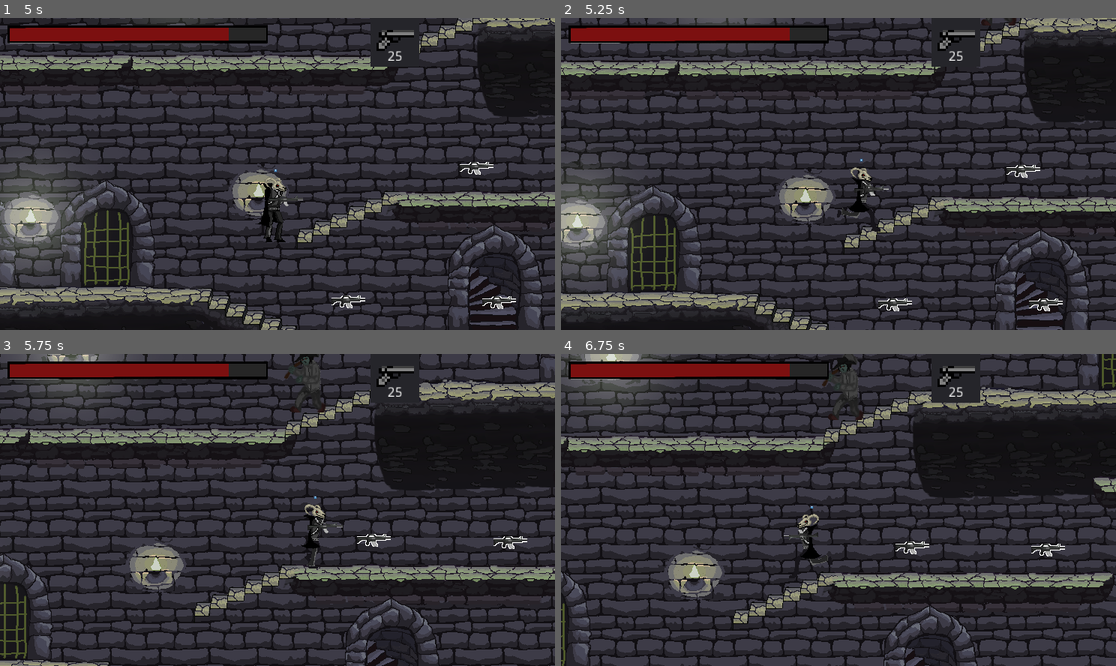
Above: before the commit, frames 1-4 (two rows, left to right).
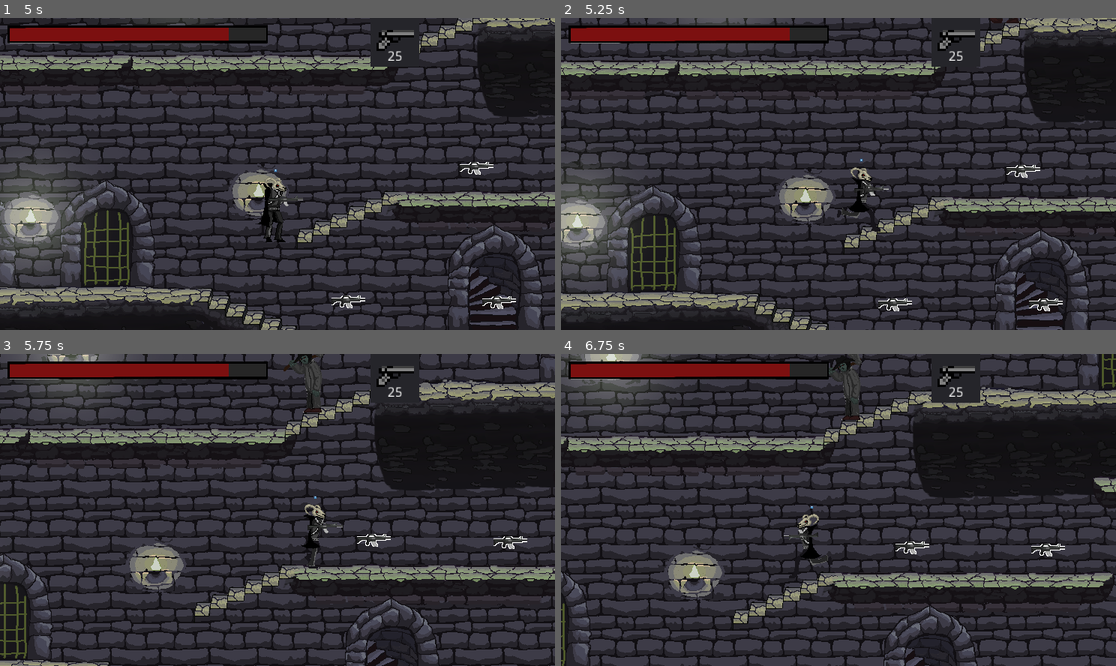
Above: after the commit, the same moments.

Repository: IgorBayerl/godot-game-liliths-crusade
Game: Godot game, scene res://src/Scenes/Main.tscn
Two runs of this game, one before a commit and one after it. Both use one fixed random seed, a clock stepped at 60 frames per second and the inputs below. The engine's default icon, where the game draws it, is replaced by a stand-in: a white triangle on a blue panel in a dark square.
Inputs (mouse positions are in pixels of both pictures, inside the frame that each line leads up to):
- Up to frame 1 (5 s): move the mouse to (399, 158) at 0.52 s; hold D (move_RIGHT) 0.53-1.25 s; tap 1 (Gun_1) at 0.6 s; click (399, 158) at 0.67 s; tap J (jump) at 0.77, 3.77 s; drag from (166, 189) to (310, 239) at 1.27 s; move the mouse to (333, 105) at 2.02 s; hold A (move_LEFT) 2.03-2.75 s; tap 3 (Gun_3) at 2.1 s; drag from (249, 236) to (111, 127) at 2.77 s; move the mouse to (444, 220) at 3.52 s; hold D (move_RIGHT) 3.53-4.25 s; tap H (interact) at 3.6 s; drag from (111, 127) to (510, 174) at 4.27 s
- Up to frame 2 (5.25 s): move the mouse to (866, 174) at 5.02 s; hold D (move_RIGHT) from 5.03 s (still down); tap 1 (Gun_1) at 5.1 s; click (866, 174) at 5.17 s
- Up to frame 3 (5.75 s): keep holding D (move_RIGHT)
- Up to frame 4 (6.75 s): release D (move_RIGHT) at 5.75 s; drag from (755, 432) to (727, 525) at 5.77 s; move the mouse to (960, 494) at 6.52 s; hold A (move_LEFT) from 6.53 s (still down); tap 3 (Gun_3) at 6.6 s

Frame 1 is identical in both runs. In frame 2, less than 0.1% of the frame differs, in the area x 75-83%, y 0-3%; in frame 3, 0.3%; in frame 4, 0.3%, in the area x 47-55%, y 0-22%.

Commit message:
animation aroldo

Diff:
--- a/src/Scenes/Main.tscn
+++ b/src/Scenes/Main.tscn
@@ -89,7 +89,7 @@
 script = ExtResource( 8 )
 
 [node name="Aroldo" parent="MainController" instance=ExtResource( 3 )]
-position = Vector2( 1415.21, 299.745 )
+position = Vector2( 1415.92, 299.745 )
 collision_mask = 7
 
 [node name="Player" parent="MainController" instance=ExtResource( 1 )]
--- a/src/Scripts/Aroldo.gd
+++ b/src/Scripts/Aroldo.gd
@@ -59,14 +59,15 @@
 	if Player.position.x < position.x - target_player_dist and sees_player():
 		set_dir(-1)
 		LOOKING_DIRECTION = Vector2(1,0)
+		$AnimatedSprite.play("Walk")
 
 	elif Player.position.x > position.x + target_player_dist and sees_player():
 		set_dir(1)
 		LOOKING_DIRECTION = Vector2(-1,0)
-
+		$AnimatedSprite.play("Walk")
 	else:
 		set_dir(0)
-
+		$AnimatedSprite.play("Idle")
 	if OS.get_ticks_msec() > next_dir_time:
 		dir = next_dir
 
Not shown: 1 places in src/Scenes/Main.tscn that only renumber resources
